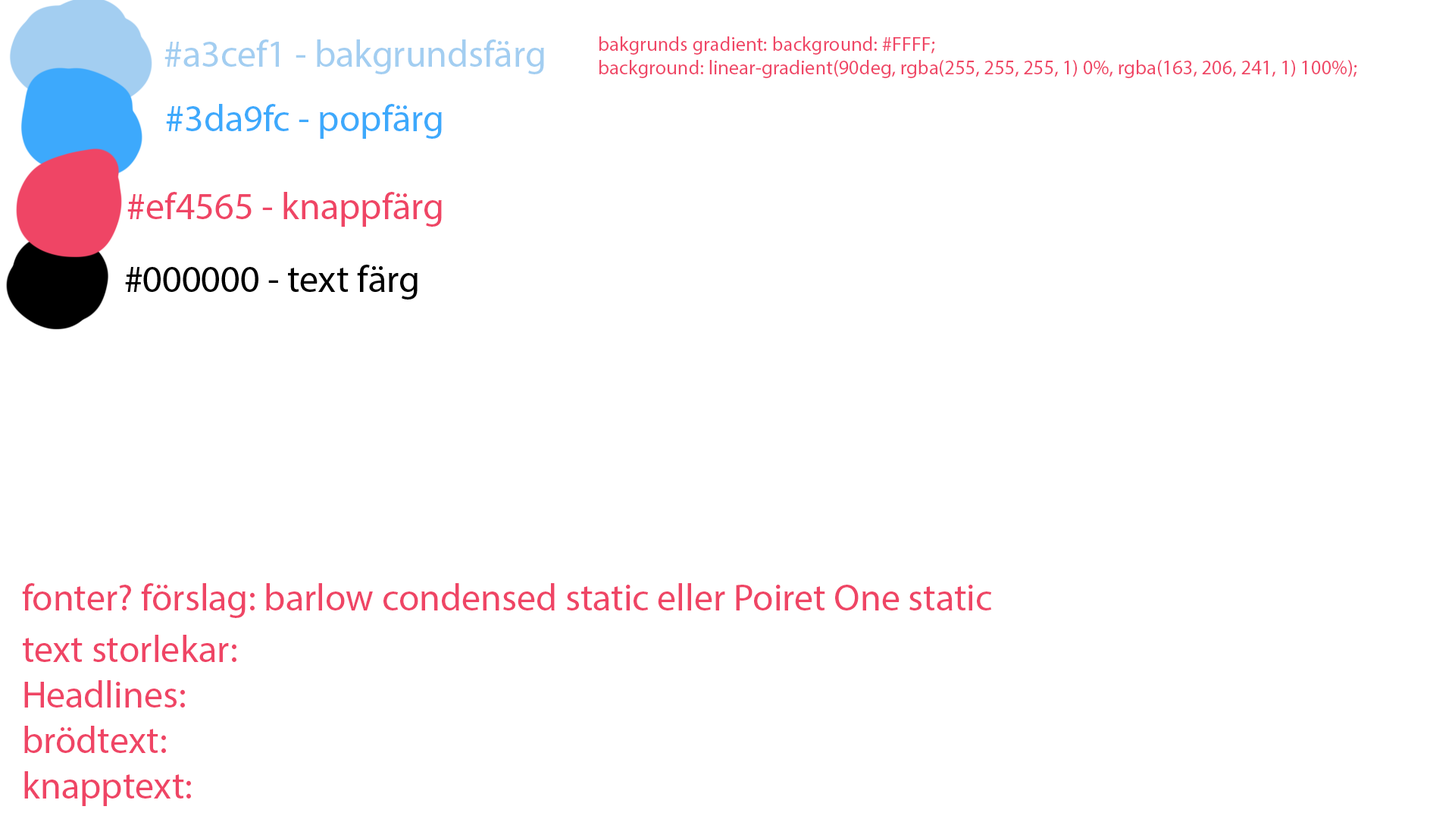
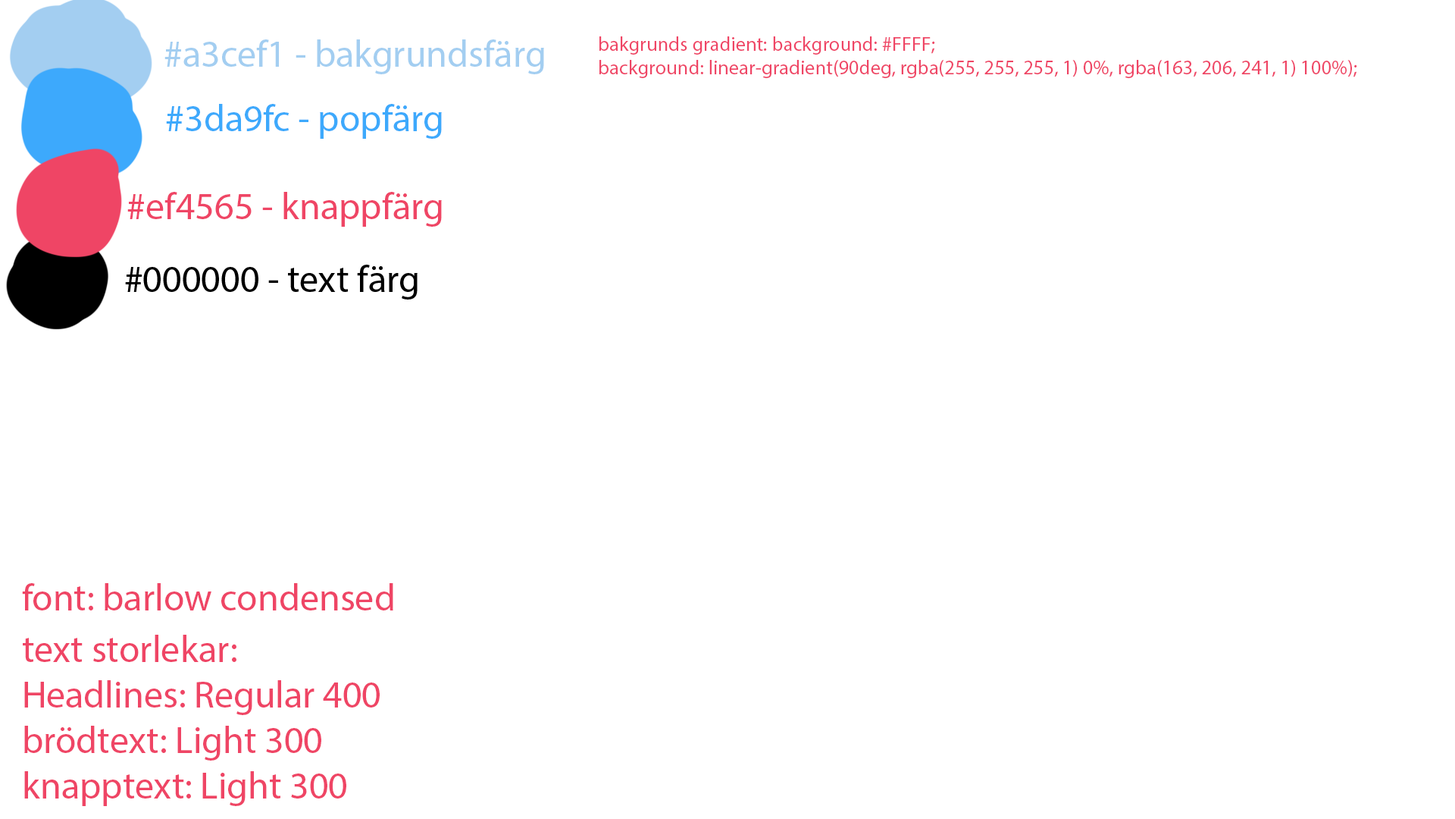
Comparing the layer stacks of the two w=1455, h=819 images. Changes:
renamed "text storlekar: Headlines: brödtext: knapptext:" to "text storlekar: Headlines: Regular 400 brödtext: Light 300 kna", painted on it over [177, 679, 380, 806]
renamed "fonter? förslag: barlow condensed static eller Poiret One stati" to "font: barlow condensed", painted on it over [87, 582, 992, 618]
